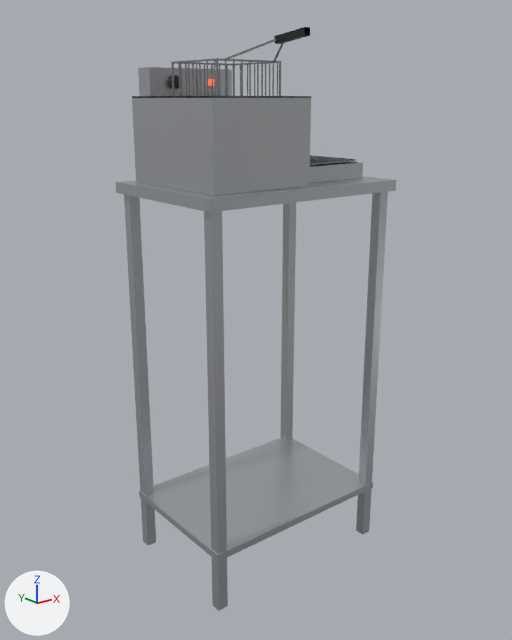
The Blender file blender/fryer.blend, before and after one commit.
Before and after are seen from a 50 mm camera at (-1.108, -1.533, 0.216) aimed at (0.095, -0.03, -0.385). The lights are fixed; the arrows at lower left show +X, +Y and +Z. The picture after the commit comes second.

The first picture shows 'Fryer', 'FryerBasket', 'FryerRack', 'FryerStand'.
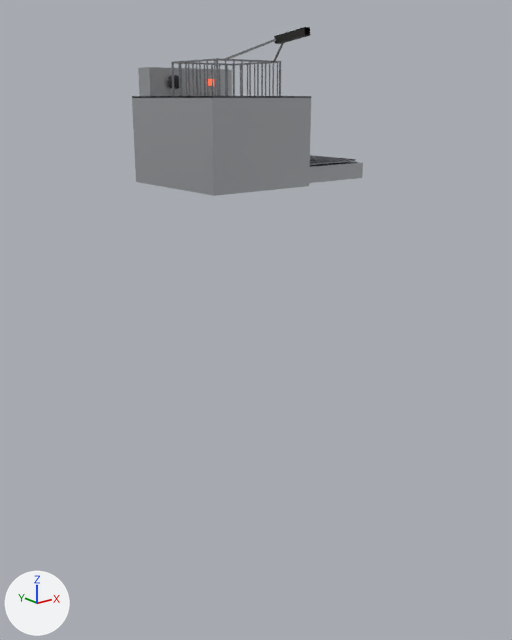
Changed parts and their boxes [x1, y1, x2, y2] in the pictures (512 x 640 px):
'FryerStand', deleted
    before: [116, 176, 396, 611]

The edits, one by one:
Object 'FryerStand' (ob_fryerstand) is deleted.
